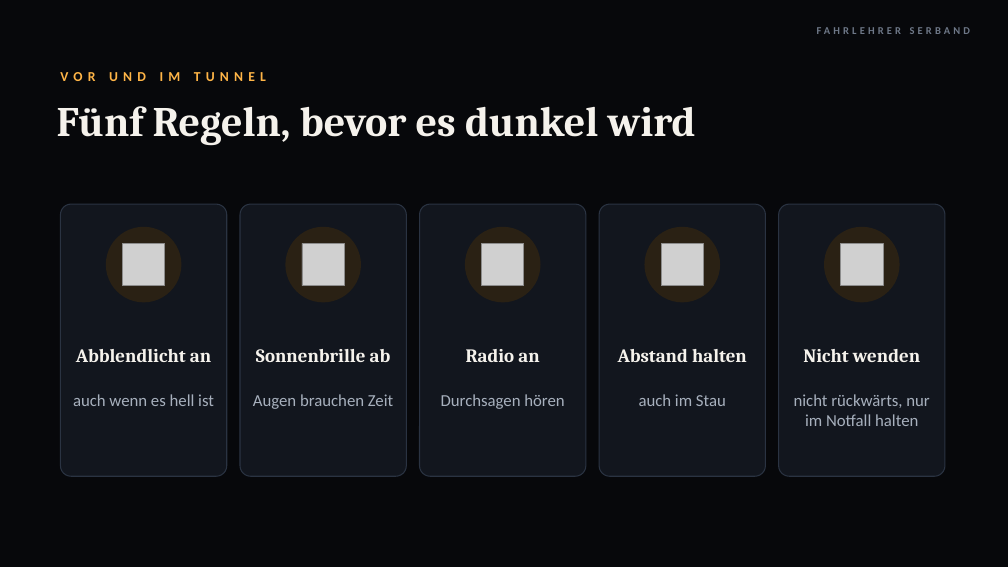
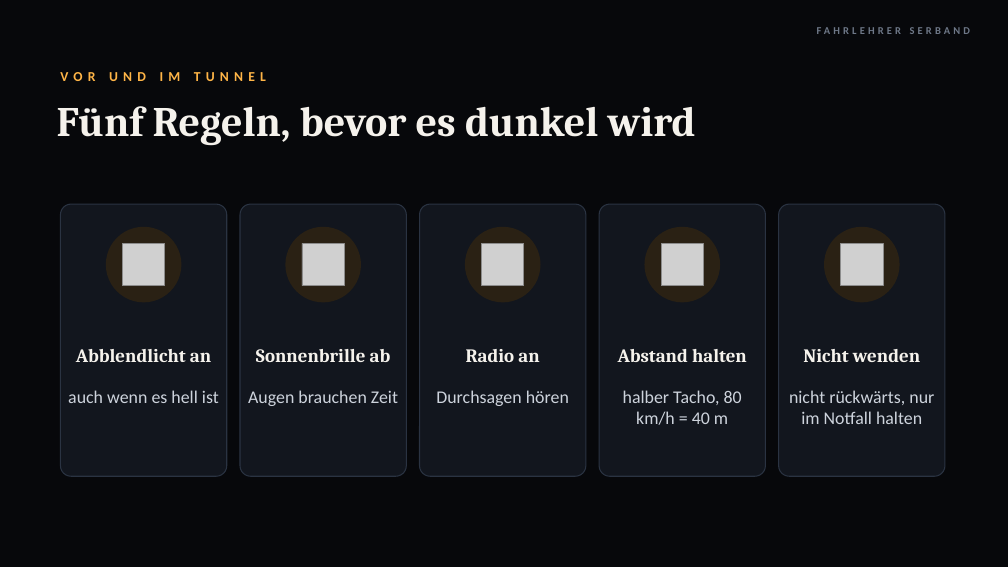
Before and after one commit to serband1995-hue/Fahrlehrer-Kompass-, a slide deck: slide 25 of theorie/lektion11/Lektion11_Besondere_Situationen.pptx. Drawn at 1008x567 pixels with LibreOffice and Linux fonts; fonts in the diff are those of the drawing; grey boxes stand for pictures; background and template pictures are left out. Boxes give left, top, right and bottom in pixels: in the first picture for what was removed or moved away, otherwise in the second. Text is boxed around its words. In the diff, an @@ line names an element or a change of style, - is before the commit and + after.

```diff
--- a/theorie/lektion11/Lektion11_Besondere_Situationen.pptx
+++ b/theorie/lektion11/Lektion11_Besondere_Situationen.pptx
@@ size 16 to 17 pt, text colour #A7B0BD to #CDD3DC in 4 elements at box(68, 390, 219, 403), box(248, 390, 398, 406), box(436, 390, 569, 406), box(789, 390, 934, 424) @@
@@ text at box(623, 390, 742, 425): text changed; size 16 to 17 pt; text colour #A7B0BD to #CDD3DC @@
-auch im Stau
+halber Tacho, 80 km/h = 40 m
```
Also in this commit, not shown: 21 other slides changed, 1 slide added, 1 slide removed, 2 other files.
